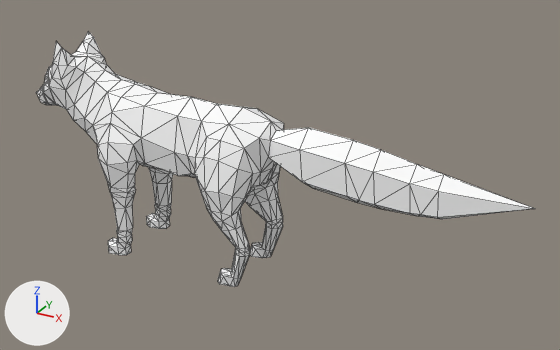
The FBX model online-web-browser-test/Assets/Models/Free Wild Animal 3D Models/fbx/unity/fox.fbx: old version first, new version second.
One viewpoint serves both versions: a 50 mm camera at (1.189, -1.651, 1.139) aimed at (0.26, 0.039, 0.294). The lights are fixed; the arrows at lower left show +X, +Y and +Z. The picture after the commit comes second. Mesh edges are drawn as thin lines. Where no turn or scale is listed for an object, it has been applied to the vertices.

The scene before the commit, as lines of its bpy script (objects in view):
```python
me_mesh_004 = bpy.data.meshes.new('Mesh.004')
me_mesh_004.from_pydata(...)  # 559 vertices, 1114 faces; spans x -0.564..0.935, y -0.144..0.144, z -0.001..0.607
me_mesh_004.materials.append(mat_wild_animals_map)  # its picture is missing
ob_fox = bpy.data.objects.new('fox', me_mesh_004)
ob_fox.location = (0.0, 0.0, 0.0)
```
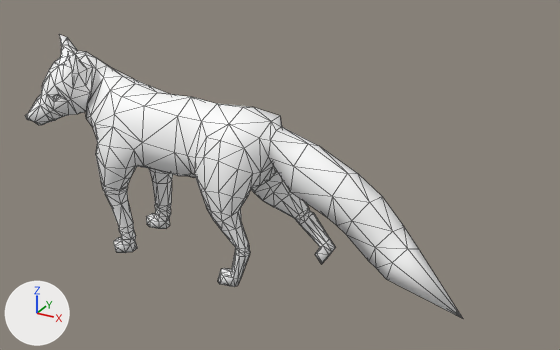
Boxes [x1, y1, x2, y2] around the edits, measured in the pictures (560 x 350 px; the box of a moved part takes in the faces that stretch with it):
```json
{"object": "fox", "change": "reshaped", "before": [36, 31, 535, 287], "after": [26, 34, 463, 319], "on screen": "12% narrower, 11% taller"}
{"part": 1, "of": "me_mesh_004", "change": "moved or reshaped", "before": [36, 31, 535, 258], "after": [26, 34, 463, 319]}
{"part": 2, "of": "me_mesh_004", "change": "shading changed", "before": [36, 31, 535, 287], "after": [26, 34, 463, 319]}
```

The change, as JSON lines over the scene's bpy script:
```json
{"block": "me_mesh_004", "where": "# used by ob_fox; location = (0.0, 0.0, 0.0)"}
{"op": "remove", "block": "me_mesh_004", "code": "me_mesh_004.from_pydata(...)  # 559 vertices, 1114 faces; spans x -0.564..0.935, y -0.144..0.144, z -0.001..0.607"}
{"op": "add", "block": "me_mesh_004", "code": "me_mesh_004.from_pydata(...)  # 559 vertices, 1114 faces; spans x -0.504..0.829, y -0.142..0.144, z -0.012..0.609"}
{"block": "me_mesh_004", "change": "me_mesh_004 part 1: 362 of 559 vertices moved; they spanned x -0.564..0.935, y -0.144..0.142, z -0.001..0.607 and now span x -0.504..0.829, y -0.14..0.142, z -0.012..0.609; mean shift (0.025, -0.015, -0.008); largest move (0.935, 0.0, 0.37) -> (0.829, -0.114, 0.108)"}
{"block": "me_mesh_004", "change": "me_mesh_004 part 2: edges marked sharp go from 1523 to 0"}
```
